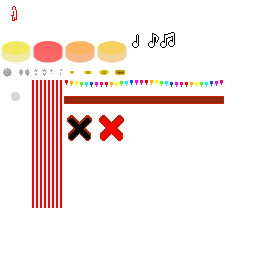
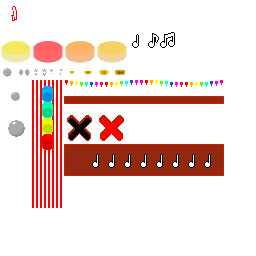
Two versions of the same layered image (w=256, h=256). Layer-by-layer changes:
showed "Pasted Layer #2", painted on it over [8, 86, 211, 168]
painted on "Pasted Layer #3" over [64, 144, 224, 176]
